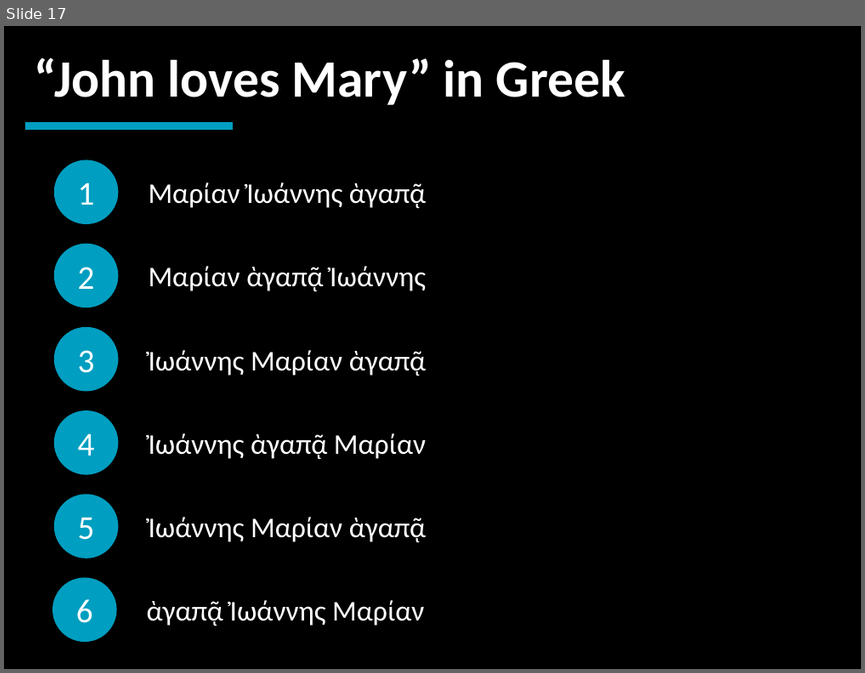
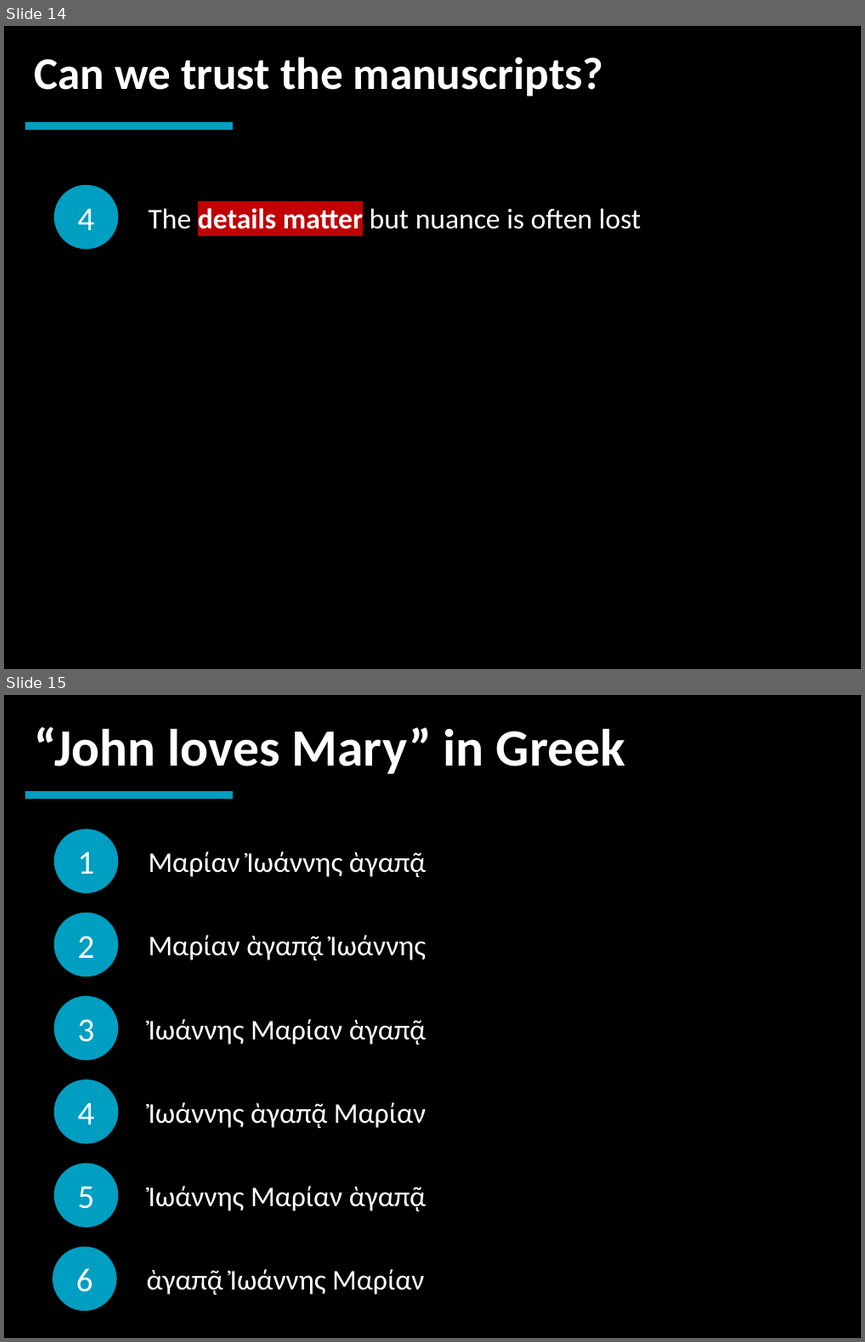
Before and after one commit to LukeMurphey/Ai1L, a slide deck: companion-website/public/files/22. Is the New Testament Corrupted.pptx. Shown one above the other, each under a label of ours: slide 17 before the commit, slides 14 and 15 after it. The pictures are 865x673 and 865x1342 pixels, drawn with LibreOffice and Linux fonts; fonts in the diff are those of the drawing. Boxes give left, top, right and bottom in pixels: in the first picture for what was removed or moved away, otherwise in the second. Text is boxed around its words. In the diff, an @@ line names an element or a change of style, - is before the commit and + after.

```diff
--- a/companion-website/public/files/22. Is the New Testament Corrupted.pptx
+++ b/companion-website/public/files/22. Is the New Testament Corrupted.pptx
@@ slide 14 added at [4,26,861,669], background #000000 @@
@@ text added at [34,57,604,97], 38 pt, text #FFFFFF, bold @@
+Can we trust the manuscripts?
@@ line added from (25, 126) to (233, 126), #009EC0 6 pt @@
@@ ellipse added at [53,184,118,249], fill #009EC0, 28 pt, text #FFFFFF @@
+4
@@ text added at [148,208,641,229], 24 pt, text #FFFFFF @@
+The details matter but nuance is often lost
@@ what was slide 17 is now slide 15 @@
```
Also in this commit, not shown: 3 slides changed, 6 other slides added, 1 slide removed.
